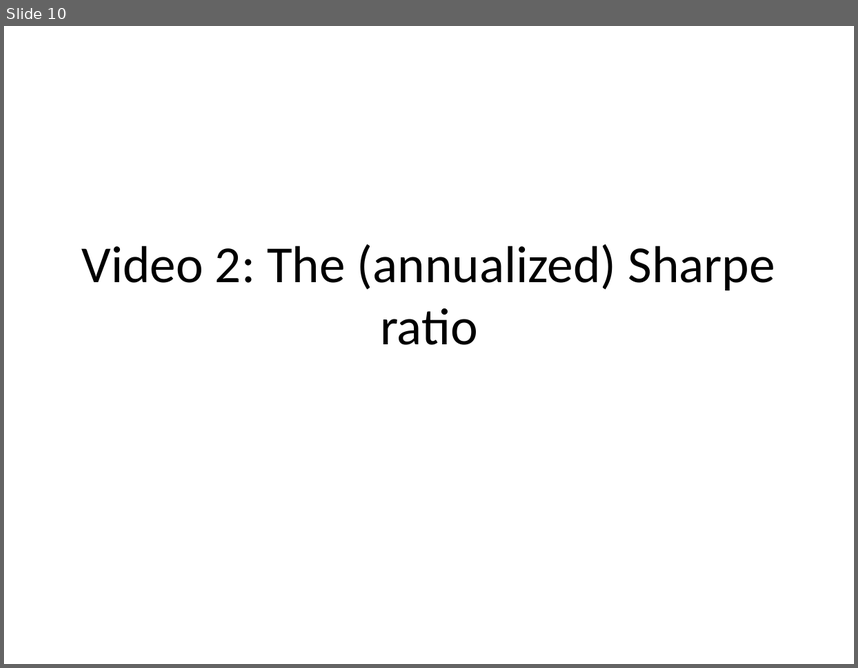
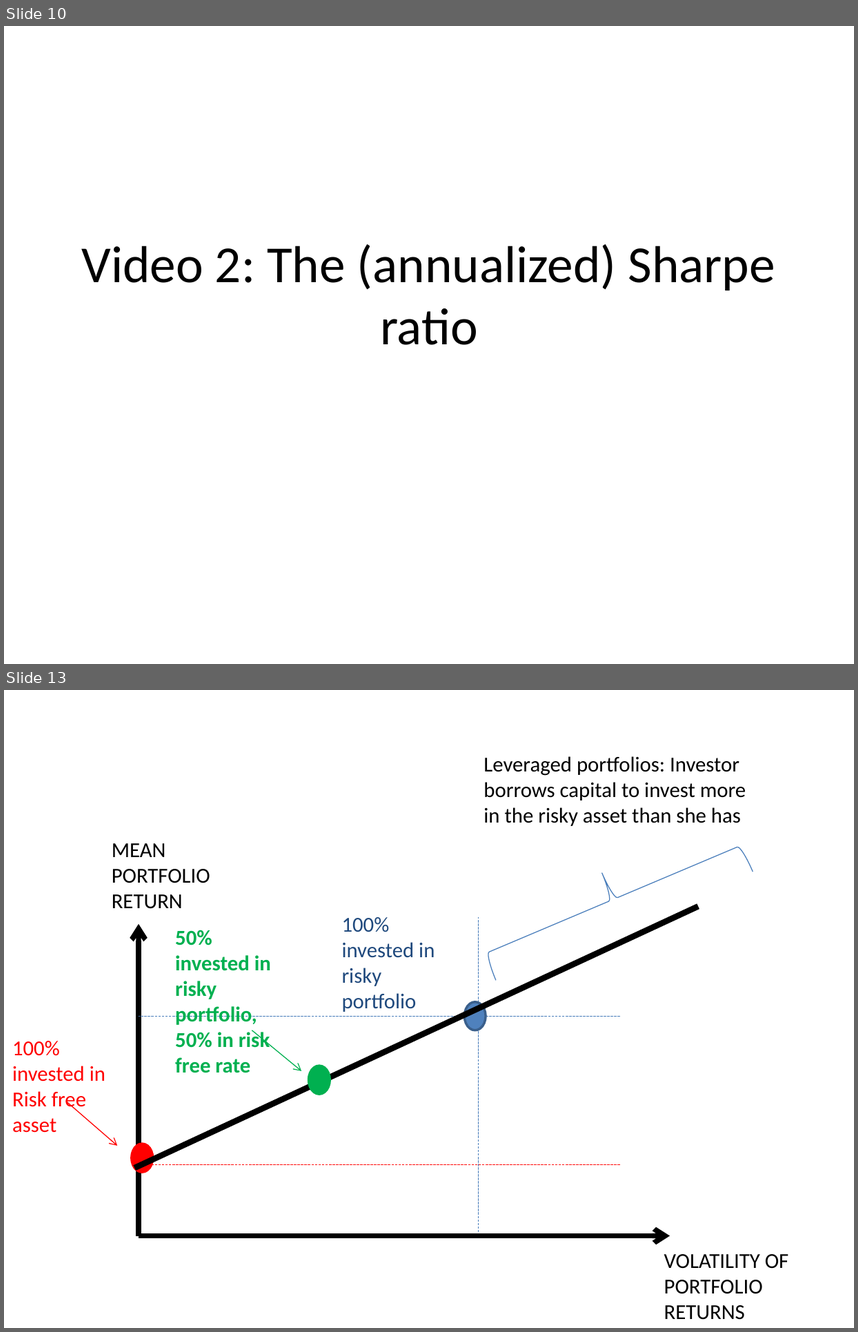
Before and after one commit to saciestudio/courses-intro-portfolio-analysis, a slide deck: scripts/Chapter2.pptx. Shown one above the other, each under a label of ours: slide 10 before the commit, slides 10 and 13 after it; the slides between them are not shown. The pictures are 858x668 and 858x1332 pixels, drawn with LibreOffice and Linux fonts; fonts in the diff are those of the drawing. Boxes give left, top, right and bottom in pixels: in the first picture for what was removed or moved away, otherwise in the second. Text is boxed around its words. In the diff, an @@ line names an element or a change of style, - is before the commit and + after.

```diff
--- a/scripts/Chapter2.pptx
+++ b/scripts/Chapter2.pptx
@@ slide 13 added at <box>4,690,854,1328</box>, background #FFFFFF @@
@@ text added at <box>484,756,746,826</box>, 18 pt, text #000000 @@
+Leveraged portfolios: Investor borrows capital to invest more in the risky asset than she has
@@ left brace added at <box>474,818,753,980</box>, outline #4B7EBC 0.75 pt @@
@@ text added at <box>112,843,166,857</box>, 18 pt, text #000000 @@
+MEAN PORTFOLIORETURN
@@ line added from (135, 1167) to (699, 906), #000000 5 pt @@
@@ text added at <box>342,917,435,1012</box>, 18 pt, text #1F497D @@
+100% invested in risky portfolio
@@ line added from (478, 1236) to (478, 917), #4B7EBC 0.75 pt dashed @@
@@ arrow added from (139, 1236) to (139, 924), #000000 4.25 pt @@
@@ text added at <box>175,929,271,1073</box>, 18 pt, text #00B050, bold @@
+50% invested in risky portfolio, 50% in risk free rate
@@ line added from (620, 1016) to (139, 1016), #4B7EBC 0.75 pt dashed @@
@@ ellipse added at <box>465,1002,486,1030</box>, fill #4F81BD, outline #3A5F8C 2 pt @@
@@ text added at <box>12,1041,105,1132</box>, 18 pt, text #FF0000 @@
+100% invested in Risk free asset
@@ arrow added from (252, 1030) to (301, 1071), #00B050 0.75 pt @@
@@ ellipse added at <box>308,1066,330,1094</box>, fill #00B050, outline #00B050 2 pt @@
@@ arrow added from (66, 1101) to (117, 1145), #FF0000 0.75 pt @@
@@ ellipse added at <box>132,1143,153,1171</box>, fill #FF0000, outline #FF0000 2 pt @@
@@ line added from (620, 1164) to (139, 1164), #FF0000 0.75 pt dashed @@
@@ arrow added from (139, 1236) to (670, 1236), #000000 4.25 pt @@
@@ text added at <box>664,1254,789,1319</box>, 18 pt, text #000000 @@
+VOLATILITY OF PORTFOLIO RETURNS
```
Also in this commit, not shown: 3 other slides added, 4 slides removed, 3 other files.
